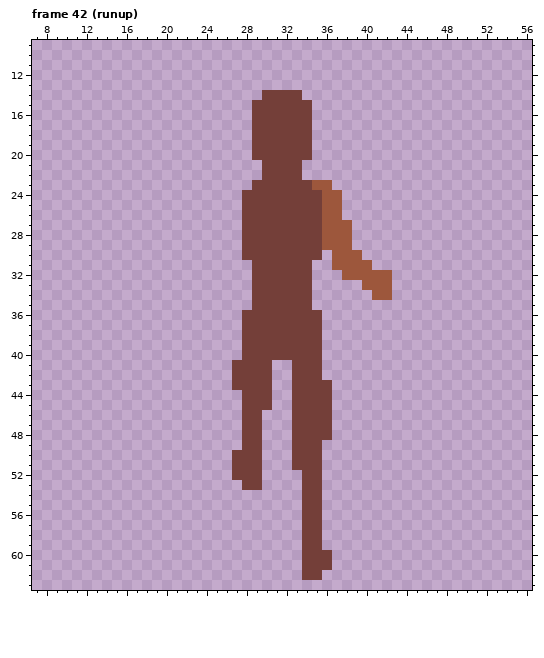
Pixel-art file: arto/player/DudebroRun.ase. Above, as it was before the edit.
64x64 pixels, 50 frames. Shown: frame 42 (runup): x 7..56, y 9..63. The commit also changed other frames, which this record leaves out.
The result:
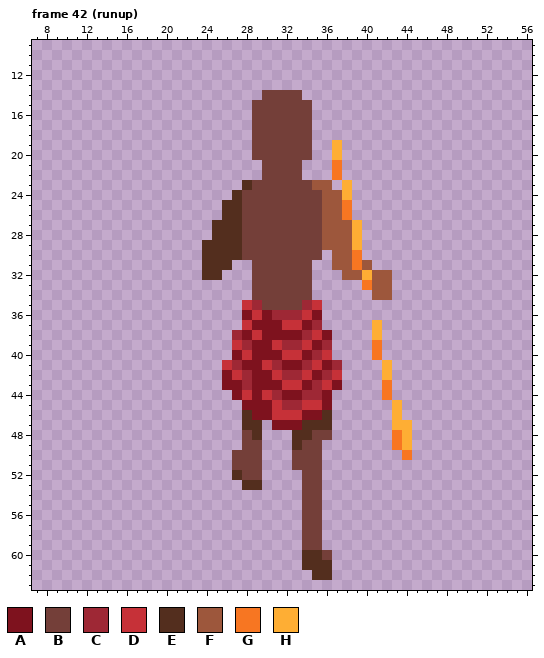
Palette (. is transparent): A #7e121e  B #743f39  C #9e2835  D #c63138  E #532e1e  F #9d573c  G #f77622  H #feae34
Diff:
layer "ermerm" added
layer "Layer 1" added
layer "kuchistick" removed
Frame 42 (runup):
Colour A is added in row 38 at x 36; in row 40 at x 27; in row 41 at x 32 and 36; in row 42 at x 26; in row 43 at x 26, 31 and 37; in row 44 at x 27 and 32.
Colour A is added in row 46 at x 30; in row 47 at x 31 to 32.
Colour A replaces colour B in row 36 at x 28, 30 and 35; in row 37 at x 29 to 31 and 34; in row 38 at x 28 and 30 to 33; in row 39 at x 29 to 30 and 35; in row 40 at x 29 to 31 and 34; in row 41 at x 28 to 29 and 33.
Colour A replaces colour B in row 42 at x 29 to 30 and 35; in row 43 at x 27, 29 to 30 and 34; in row 44 at x 29, 33 and 36; in row 45 at x 28 to 30 and 36; in row 46 at x 29 and 34 to 35; in row 47 at x 33.
Colour C is added in row 38 at x 27; in row 39 at x 36; in row 41 at x 31 and 37; in row 42 at x 32 and 36; in row 44 at x 31; in row 45 at x 32.
Colour C replaces colour B in row 35 at x 29 and 34; in row 36 at x 31 to 33; in row 37 at x 35; in row 38 at x 34; in row 39 at x 28 and 32 to 33; in row 40 at x 35.
Colour C replaces colour B in row 41 at x 27 and 34; in row 42 at x 28 and 33; in row 43 at x 28 and 35; in row 44 at x 34 to 35; in row 45 at x 33.
Colour D is added in row 35 at x 28 and 35; in row 39 at x 27; in row 40 at x 36; in row 41 at x 26; in row 42 at x 31 and 37; in row 43 at x 32.
Colour D is added in row 45 at x 31; in row 46 at x 31 to 32.
Colour D replaces colour B in row 36 at x 29 and 34; in row 37 at x 28 and 32 to 33; in row 38 at x 29 and 35; in row 39 at x 31 and 34; in row 40 at x 28 and 32 to 33; in row 41 at x 30 and 35.
Colour D replaces colour B in row 42 at x 27 and 34; in row 43 at x 33 and 36; in row 44 at x 28 and 30; in row 45 at x 34 to 35; in row 46 at x 33.
Colour E is added in row 23 at x 28; in row 24 at x 27; in rows 25 to 26 at x 26 to 27; in rows 27 to 28 at x 25 to 27; in rows 29 to 30 at x 24 to 27; in row 31 at x 24 to 26.
Colour E is added in row 32 at x 24 to 25; in row 62 at x 36.
Colour E replaces colour B in row 46 at x 28 and 36; in row 47 at x 28 to 29 and 34 to 36; in row 48 at x 29 and 33 to 34; in row 49 at x 33; in row 52 at x 27; in row 53 at x 28 to 29.
Colour E replaces colour B in row 60 at x 34 to 35; in row 61 at x 34 to 36; in row 62 at x 35.
Colour G is added in rows 21 to 22 at x 37; in rows 25 to 26 at x 38; in rows 39 to 40 at x 41; in rows 43 to 44 at x 42; in rows 48 to 49 at x 43; in row 50 at x 44.
Colour G replaces colour F in rows 30 to 31 at x 39; in row 33 at x 40.
Colour H is added in rows 19 to 20 at x 37; in rows 23 to 24 at x 38; in rows 27 to 29 at x 39; in rows 37 to 38 at x 41; in rows 41 to 42 at x 42; in rows 45 to 46 at x 43.
Colour H is added in row 47 at x 43 to 44; in rows 48 to 49 at x 44.
Colour H replaces colour F in row 32 at x 40.
The edit erases colour B in row 62 at x 34.
Where, in picture pixels (left, top, right, bottom), the same in both pictures:
changed: (202, 140, 412, 490)
changed: (302, 550, 332, 580)
